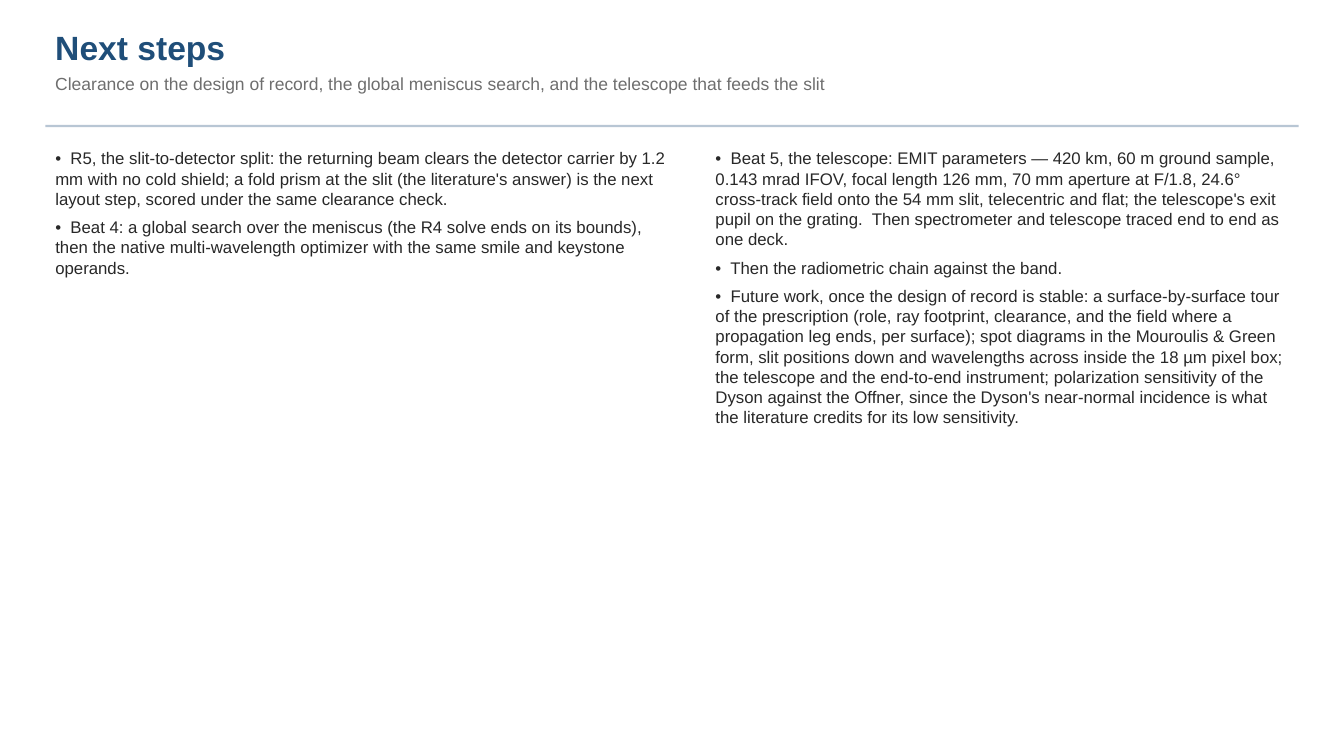
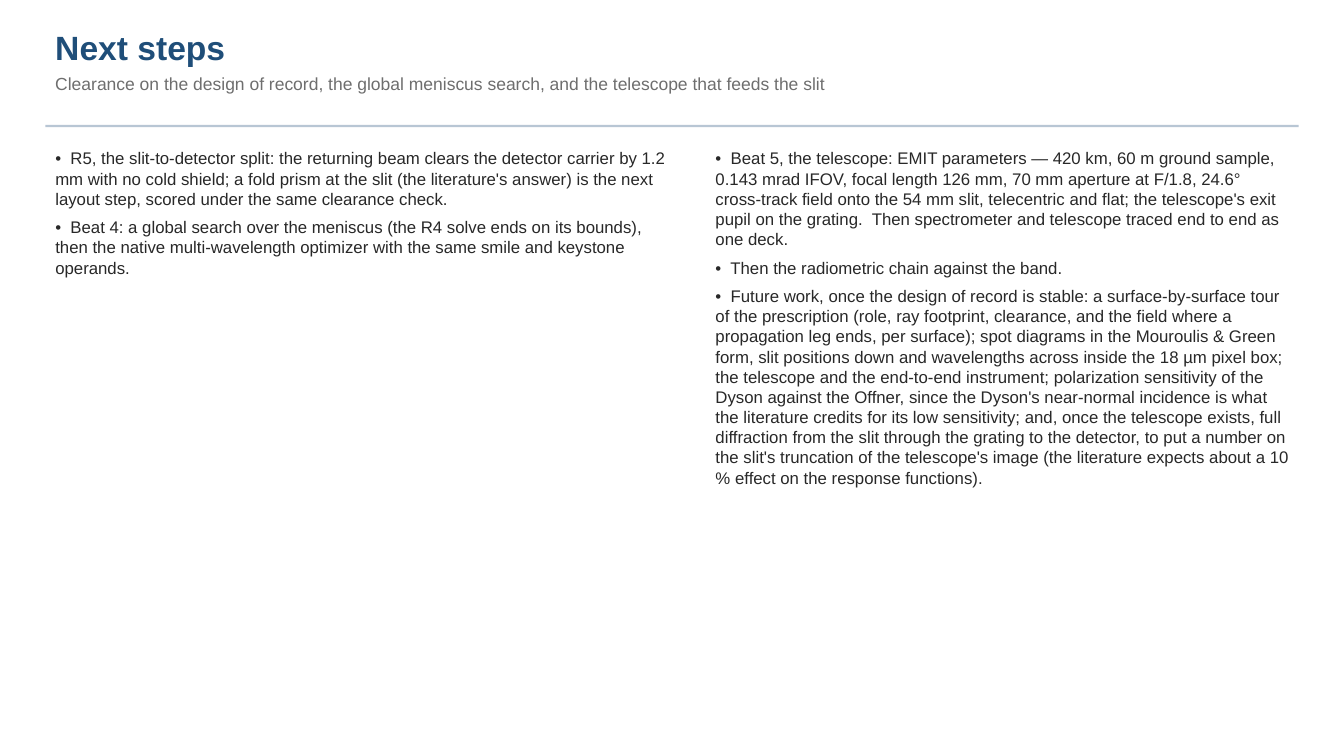
Before and after one commit to nasa-jpl/macos, a slide deck: slide 20 of demo_session/deck_dyson.pptx. Drawn at 1344x756 pixels with LibreOffice and Linux fonts; fonts in the diff are those of the drawing. Boxes give left, top, right and bottom in pixels: in the first picture for what was removed or moved away, otherwise in the second. Text is boxed around its words. In the diff, an @@ line names an element or a change of style, - is before the commit and + after.

```diff
--- a/demo_session/deck_dyson.pptx
+++ b/demo_session/deck_dyson.pptx
@@ text at [715,290,1289,488]: text changed @@
-• Future work, once the design of record is stable: a surface-by-surface tour of the prescription (role, ray footprint, clearance, and the field where a propagation leg ends, per surface); spot diagrams in the Mouroulis & Green form, slit positions down and wavelengths across inside the 18 µm pixel box; the telescope and the end-to-end instrument; polarization sensitivity of the Dyson against the Offner, since the Dyson's near-normal incidence is what the literature credits for its low sensitivity.
+• Future work, once the design of record is stable: a surface-by-surface tour of the prescription (role, ray footprint, clearance, and the field where a propagation leg ends, per surface); spot diagrams in the Mouroulis & Green form, slit positions down and wavelengths across inside the 18 µm pixel box; the telescope and the end-to-end instrument; polarization sensitivity of the Dyson against the Offner, since the Dyson's near-normal incidence is what the literature credits for its low sensitivity; and, once the telescope exists, full diffraction from the slit through the grating to the detector, to put a number on the slit's truncation of the telescope's image (the literature expects about a 10 % effect on the response functions).
```
Also in this commit, not shown: 1 other file.
